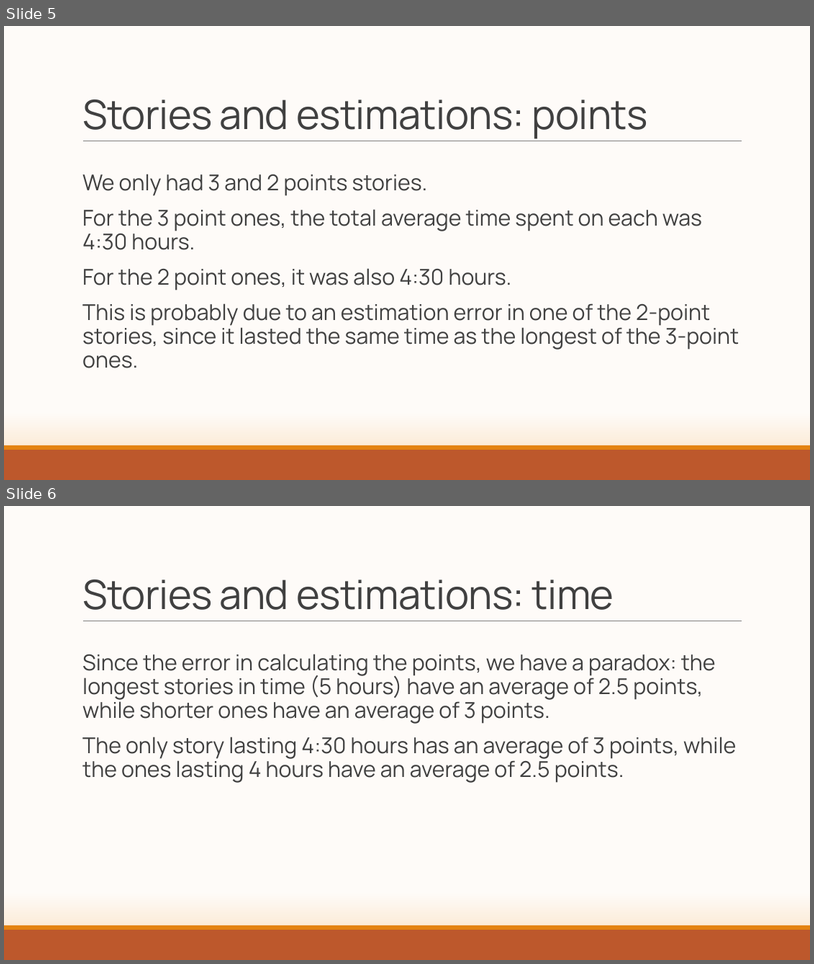
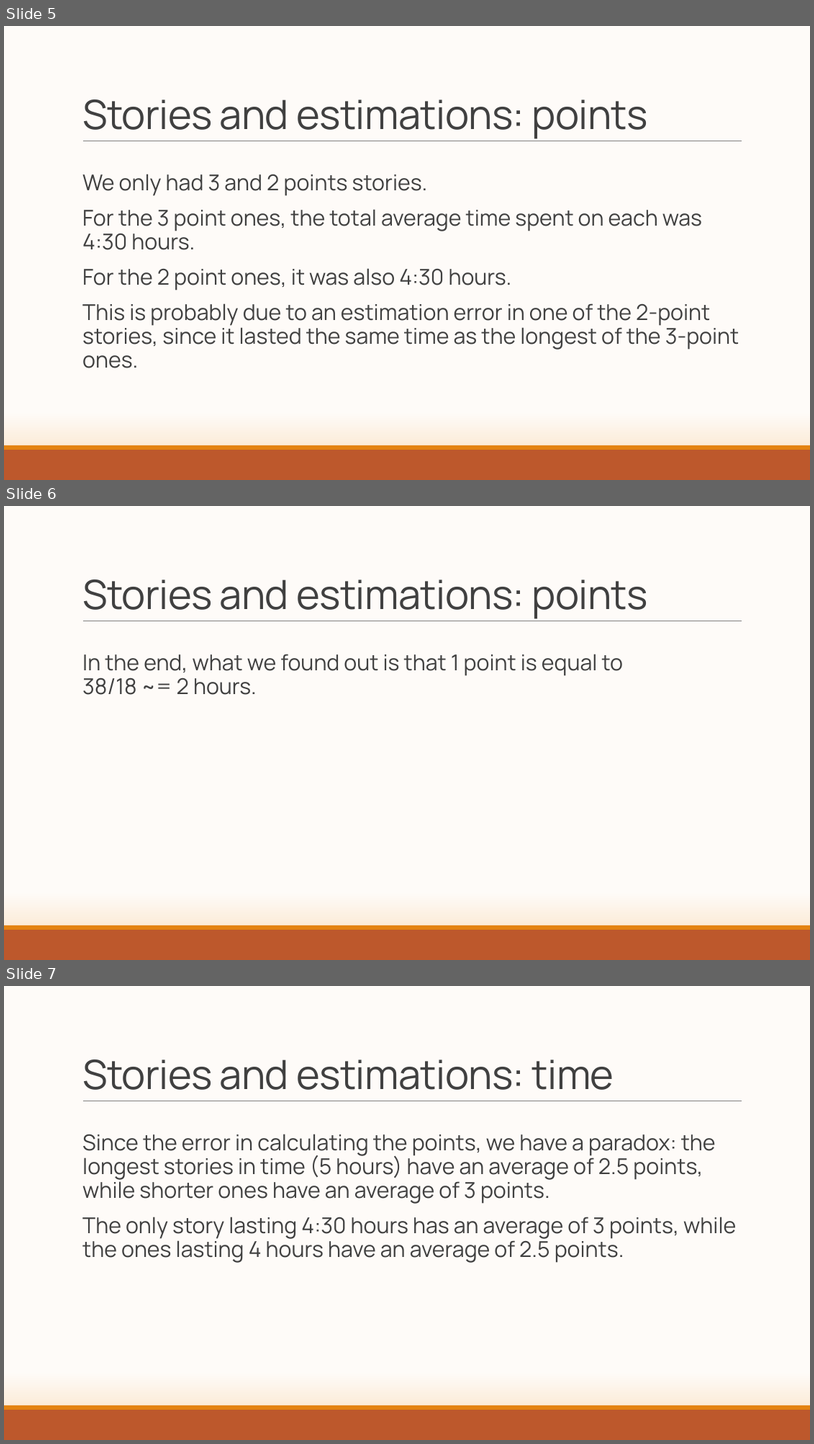
Before and after one commit to ThePseudo/GroupA_SE2_2019, a slide deck: sprint_retrospective.pptx. Shown one above the other, each under a label of ours: slides 5 and 6 before the commit, slides 5, 6 and 7 after it. The pictures are 814x964 and 814x1444 pixels, drawn with LibreOffice and Linux fonts; fonts in the diff are those of the drawing. Boxes give left, top, right and bottom in pixels: in the first picture for what was removed or moved away, otherwise in the second. Text is boxed around its words. In the diff, an @@ line names an element or a change of style, - is before the commit and + after.

```diff
--- a/sprint_retrospective.pptx
+++ b/sprint_retrospective.pptx
@@ slide 6 added at (4, 506, 810, 960), background gradient #FEFBF8 to #F9DAB6; not listed: 3 template elements that a slide beside it also shows @@
@@ title added at (82, 579, 648, 619), 48 pt, text #404040 @@
+Stories and estimations: points
@@ text added at (82, 654, 623, 695), 26 pt, text #404040 @@
+  In the end, what we found out is that 1 point is equal to
+  38/18 ~= 2 hours.
@@ what was slide 6 is now slide 7 @@
```
Also in this commit, not shown: 2 slides changed.
